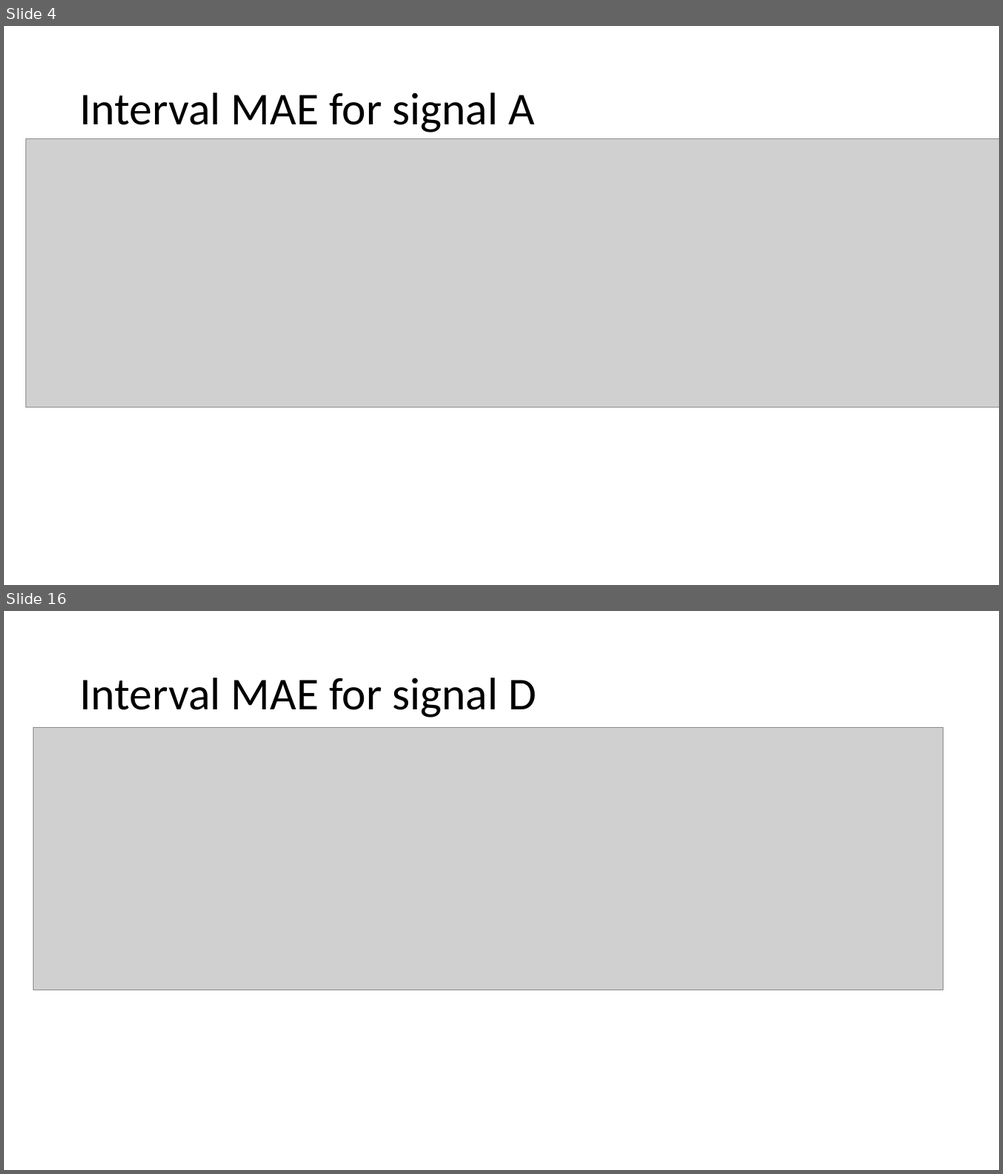
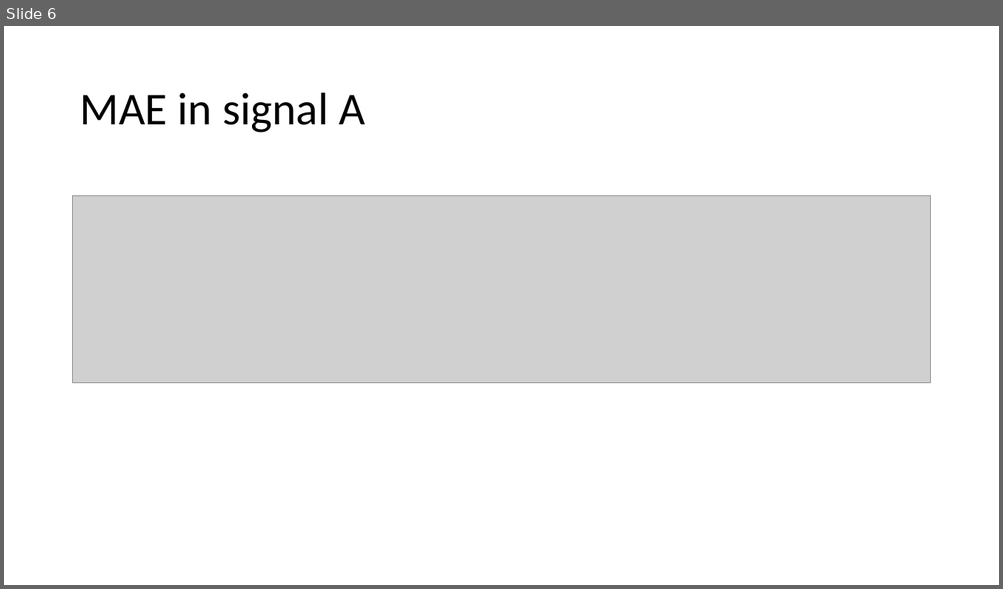
Before and after one commit to a98982323/DSP, a slide deck: Present/Presentation1_noise.pptx. Shown one above the other, each under a label of ours: slides 4 and 16 before the commit, slide 6 after it; the slides between them are not shown. The pictures are 1003x1174 and 1003x589 pixels, drawn with LibreOffice and Linux fonts; fonts in the diff are those of the drawing; grey boxes stand for pictures. Boxes give left, top, right and bottom in pixels: in the first picture for what was removed or moved away, otherwise in the second. Text is boxed around its words. In the diff, an @@ line names an element or a change of style, - is before the commit and + after.

```diff
--- a/Present/Presentation1_noise.pptx
+++ b/Present/Presentation1_noise.pptx
@@ slide 16 removed at (x1=4, y1=611, x2=999, y2=1170), background #FFFFFF @@
@@ title removed at (x1=79, y1=678, x2=536, y2=718) @@
-Interval MAE for signal D
@@ picture removed at (x1=34, y1=727, x2=943, y2=990) @@
@@ what was slide 4 is now slide 6 @@
@@ slide 6 changed as well @@
@@ title at (x1=79, y1=93, x2=365, y2=133): text changed @@
-Interval MAE for signal A
+MAE in signal A
@@ picture resized from (x1=25, y1=138, x2=999, y2=408) to (x1=73, y1=195, x2=930, y2=383) @@
```
Also in this commit, not shown: 10 slides added, 15 other slides removed, 11 other files.
